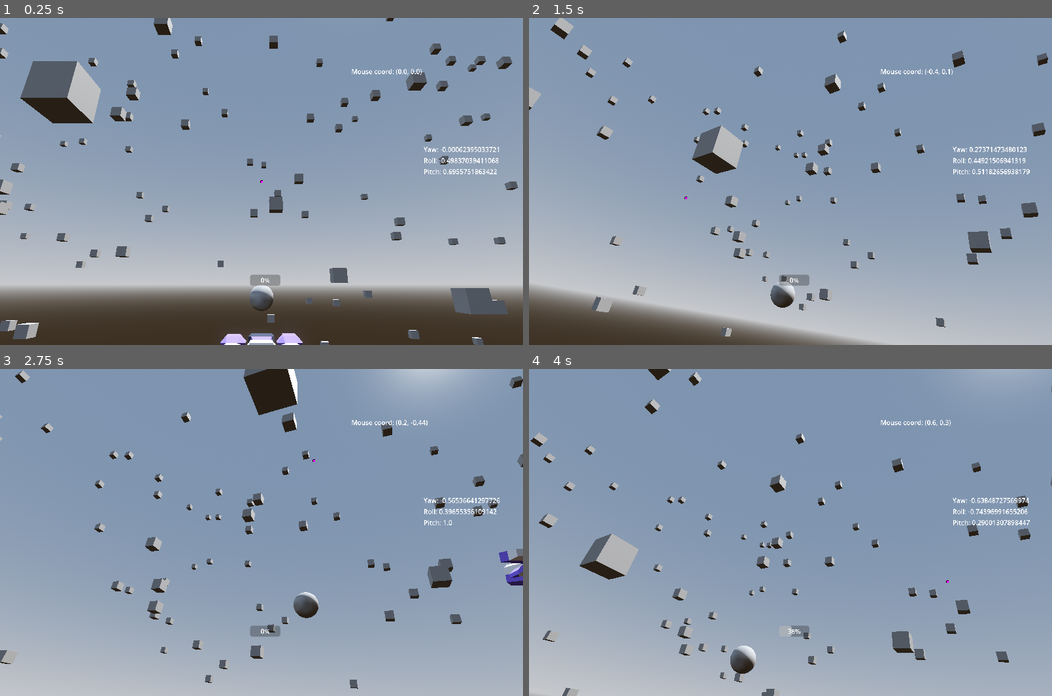
Above: before the commit, frames 1-4 (two rows, left to right).
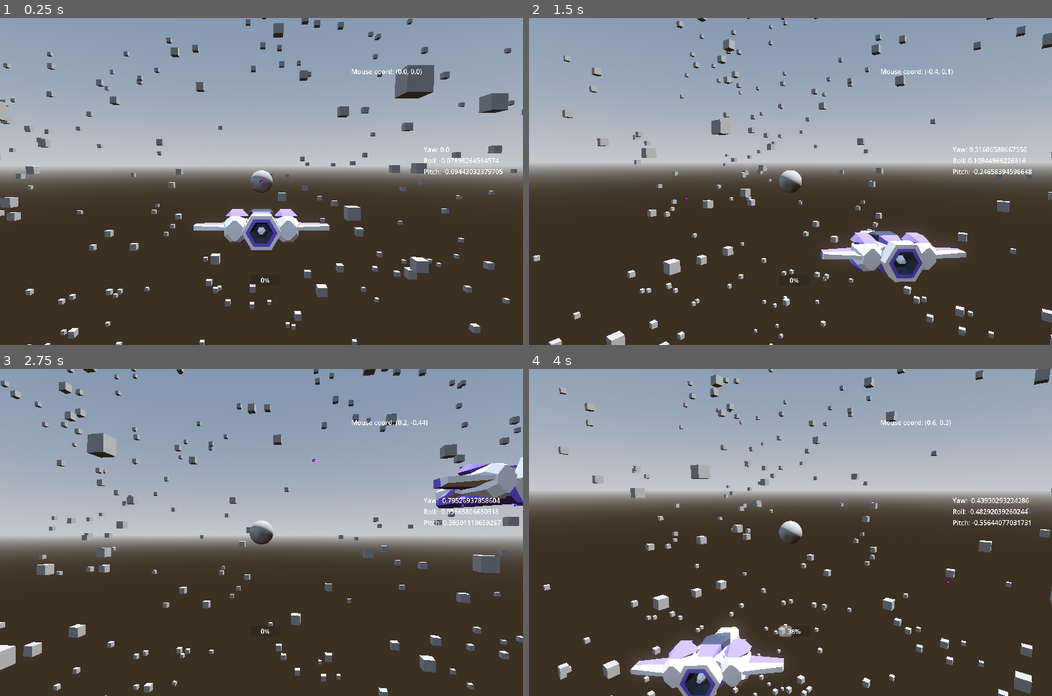
Above: after the commit, the same moments.

Repository: cgorto/space-ships
Game: Godot game, scene res://scenes/test_scene.tscn
Two runs of this game, one before a commit and one after it. Both use one fixed random seed, a clock stepped at 60 frames per second and the inputs below.
Inputs (mouse positions are in pixels of both pictures, inside the frame that each line leads up to):
- Up to frame 1 (0.25 s): no input
- Up to frame 2 (1.5 s): move the mouse to (905, 165) at 0.52 s; hold D (move_right) 0.53-1.28 s; move the mouse to (685, 197) at 1.27 s; hold S (move_backward) from 1.28 s (still down)
- Up to frame 3 (2.75 s): move the mouse to (313, 460) at 2.02 s; release S (move_backward) at 2.03 s; hold D (move_right) from 2.03 s (still down)
- Up to frame 4 (4 s): move the mouse to (764, 597) at 2.77 s; release D (move_right) at 2.78 s; hold W (move_forward) 2.78-3.53 s; move the mouse to (947, 581) at 3.52 s; hold A (move_left) from 3.53 s (still down)

The runs differ from the first frame. In frame 1, 70% of the frame differs, in the area x 0-100%, y 0-100%; in frame 2, 79%; in frame 3, 77%; in frame 4, 88%.

Commit message:
look at ball.

Diff:
--- a/scenes/game_object/ship_camera/camera_rig.gd
+++ b/scenes/game_object/ship_camera/camera_rig.gd
@@ -48,10 +48,11 @@
 
 
 	var lookahead_pos: Vector3 = ship.global_position-(ship.global_transform.basis.z * 100)
+	$LookAheadRig/MainCamera/Camera3D/RayCast3D.target_position = camera.to_local(lookahead_pos)
 	counter += delta
 	if counter > 1:
 		print("Look ahead: " + str(-ship.global_transform.basis.z * 100))
 		print("THIS ONE" + str(lookahead_pos))
 		counter = 0
-	#camera.look_at(camera.to_local(lookahead_pos))
-	camera.global_basis = camera.transform.basis.looking_at(lookahead_pos, up)
+	camera.look_at(lookahead_pos)
+	#camera.basis = camera.basis.looking_at(lookahead_pos, up)
--- a/scenes/game_object/ship_camera/camera_rig.tscn
+++ b/scenes/game_object/ship_camera/camera_rig.tscn
@@ -8,10 +8,12 @@
 [node name="LookAheadRig" type="Node3D" parent="."]
 
 [node name="MainCamera" type="Node3D" parent="LookAheadRig"]
+transform = Transform3D(1, 0, 0, 0, 1, 0, 0, 0, 1, 0, 6.73, 26.42)
 
 [node name="Camera3D" type="Camera3D" parent="LookAheadRig/MainCamera"]
-transform = Transform3D(1, 0, 0, 0, 1, 0, 0, 0, 1, 0, 6.73, 26.42)
 current = true
 fov = 60.0
 near = 1.0
 far = 10000.0
+
+[node name="RayCast3D" type="RayCast3D" parent="LookAheadRig/MainCamera/Camera3D"]
--- a/scenes/test_scene.gd
+++ b/scenes/test_scene.gd
@@ -3,8 +3,8 @@
 @onready var box: PackedScene = preload("res://scenes/csg_mesh_3d.tscn")
 
 func _ready() -> void:
-	var box_scale: int = 500
-	for i in 500:
+	var box_scale: int = 800
+	for i in 1500:
 		var new_box: Node3D = box.instantiate()
-		new_box.position = Vector3(500 *randf() -250, 500 *randf() -250, 500 *randf() -250)
+		new_box.position = Vector3(box_scale *randf() -box_scale*0.5, box_scale *randf() -box_scale*0.5, box_scale *randf() -box_scale*0.5)
 		add_child(new_box)
